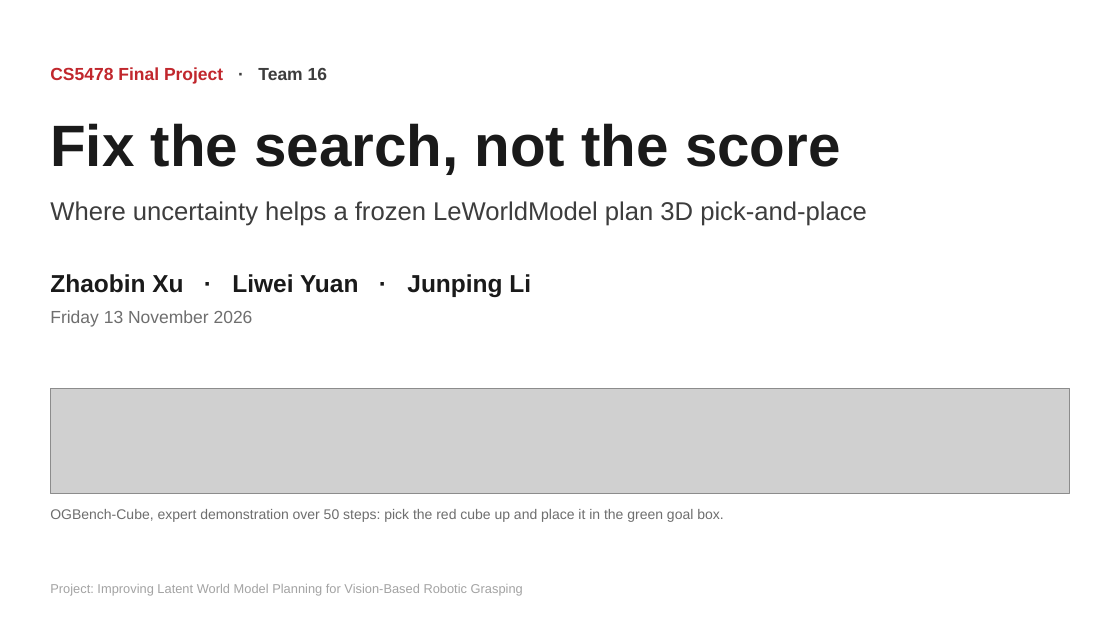
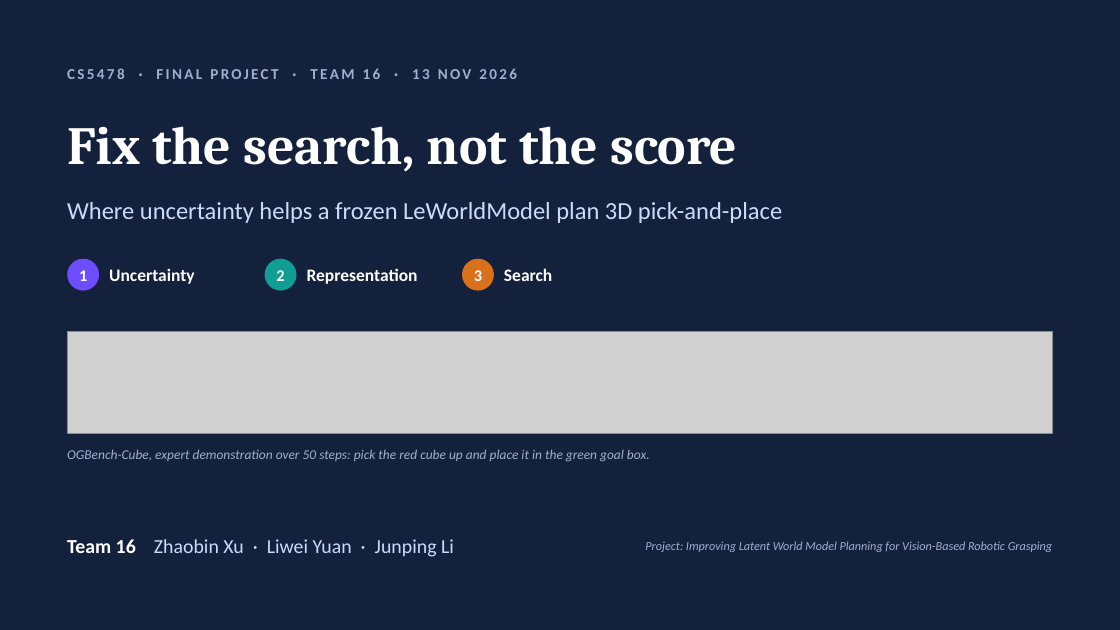
Before and after one commit to JaspinXu/uncertainty-aware-lewm, a slide deck: slide 1 of report/slides/CS5478_final_presentation.pptx. Drawn at 1120x630 pixels with LibreOffice and Linux fonts; fonts in the diff are those of the drawing; grey boxes stand for pictures. Boxes give left, top, right and bottom in pixels: in the first picture for what was removed or moved away, otherwise in the second. Text is boxed around its words. In the diff, an @@ line names an element or a change of style, - is before the commit and + after.

```diff
--- a/report/slides/CS5478_final_presentation.pptx
+++ b/report/slides/CS5478_final_presentation.pptx
@@ background #FFFFFF to #14213D @@
@@ text at (67,68,517,79): text changed; size 15 to 13 pt; font Arial to Calibri; text colour #C1272D to #9FB0CF @@
-CS5478 Final Project · Team 16
+CS5478 · FINAL PROJECT · TEAM 16 · 13 NOV 2026
@@ text "Fix the search, not the ...": place and size @@
-text "Fix the search, not the ..." at (50,123,841,175)
+text "Fix the search, not the ..." at (67,126,737,172)
@@ text "Fix the search, not the ..." at (67,126,737,172): size 50 to 46 pt, font Arial to Cambria, text colour #1A1A1A to #FFFFFF @@
@@ text "Where uncertainty helps a frozen ...": place and size @@
-text "Where uncertainty helps a frozen ..." at (50,201,867,226)
+text "Where uncertainty helps a frozen ..." at (67,202,782,223)
@@ text "Where uncertainty helps a frozen ..." at (67,202,782,223): size 22 to 21 pt, font Arial to Calibri, text colour #3D3D3D to #CADCFC @@
@@ ellipse added at (67,259,99,291), fill #6C4DFF, 14 pt, text #FFFFFF, bold @@
+1
@@ text added at (109,269,194,284), 15 pt, text #FFFFFF, bold @@
+Uncertainty
@@ ellipse added at (265,259,297,291), fill #0F9D94, 14 pt, text #FFFFFF, bold @@
+2
@@ text added at (307,268,418,284), 15 pt, text #FFFFFF, bold @@
+Representation
@@ ellipse added at (462,259,494,291), fill #D9701C, 14 pt, text #FFFFFF, bold @@
+3
@@ text added at (504,268,552,281), 15 pt, text #FFFFFF, bold @@
+Search
@@ text removed at (50,310,253,327) @@
-Friday 13 November 2026
@@ picture added at (67,332,1053,434) @@
@@ picture removed at (50,388,1070,493) @@
@@ text "OGBench-Cube, expert demonstration over 50 ...": place and size @@
-text "OGBench-Cube, expert demonstration over 50 ..." at (50,509,723,522)
+text "OGBench-Cube, expert demonstration over 50 ..." at (67,449,650,461)
@@ text "OGBench-Cube, expert demonstration over 50 ..." at (67,449,650,461): size 12 to 11.5 pt, font Arial to Calibri, text colour #6E6E6E to #9FB0CF, italic on @@
@@ text at (67,539,454,557): text changed; size 21 to 17 pt; font Arial to Calibri; text colour #1A1A1A to #CADCFC; bold off @@
-Zhaobin Xu · Liwei Yuan · Junping Li
+Team 16 Zhaobin Xu · Liwei Yuan · Junping Li
@@ text "Project: Improving Latent World Model ...": place and size @@
-text "Project: Improving Latent World Model ..." at (50,584,523,595)
+text "Project: Improving Latent World Model ..." at (645,541,1052,552)
@@ text "Project: Improving Latent World Model ..." at (645,541,1052,552): size 11 to 10.5 pt, font Arial to Calibri, text colour #A3A3A3 to #9FB0CF, italic on; alignment left to right @@
```
Also in this commit, not shown: 12 other slides changed, 1 other file.
